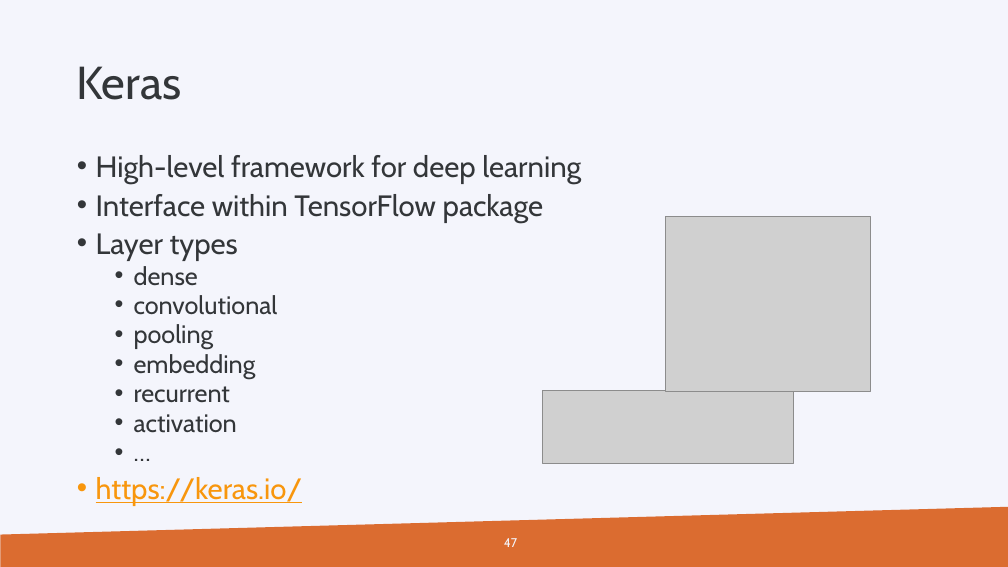
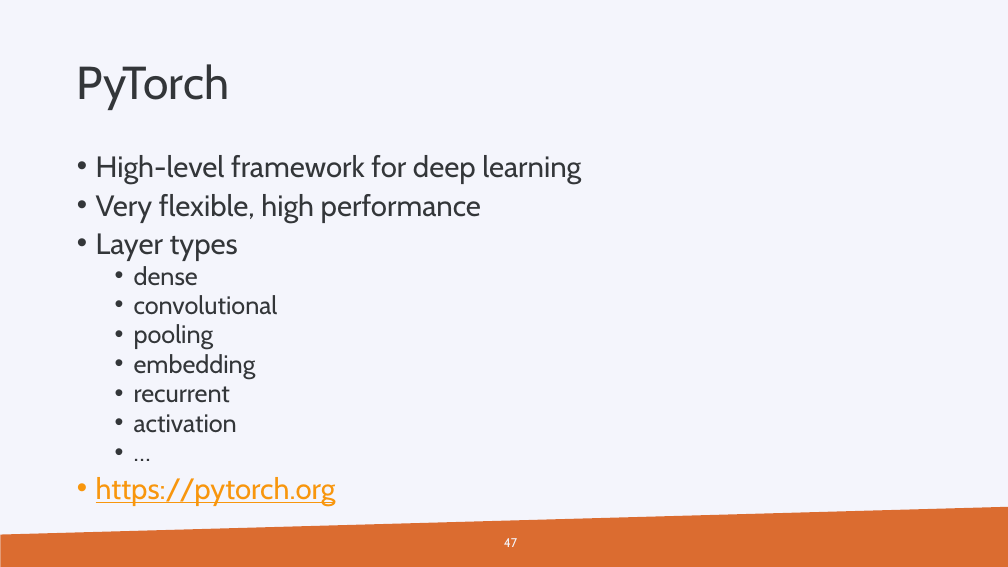
Before and after one commit to gjbex/Machine-learning-with-Python, a slide deck: slide 47 of machine_learning_with_python.pptx. Drawn at 1008x567 pixels with LibreOffice and Linux fonts; fonts in the diff are those of the drawing; grey boxes stand for pictures; background and template pictures are left out. Boxes give left, top, right and bottom in pixels: in the first picture for what was removed or moved away, otherwise in the second. Text is boxed around its words. In the diff, an @@ line names an element or a change of style, - is before the commit and + after.

```diff
--- a/machine_learning_with_python.pptx
+++ b/machine_learning_with_python.pptx
@@ title at bbox=[77, 64, 229, 110]: text changed @@
-Keras
+PyTorch
@@ text at bbox=[96, 194, 481, 223]: text changed @@
-• Interface within TensorFlow package
+• Very flexible, high performance
@@ picture removed at bbox=[665, 216, 870, 391] @@
@@ picture removed at bbox=[542, 390, 793, 463] @@
@@ text at bbox=[96, 477, 336, 506]: text changed @@
-• https://keras.io/
+• https://pytorch.org
```
Also in this commit, not shown: 4 other slides changed, 1 slide added, 17 other files.
